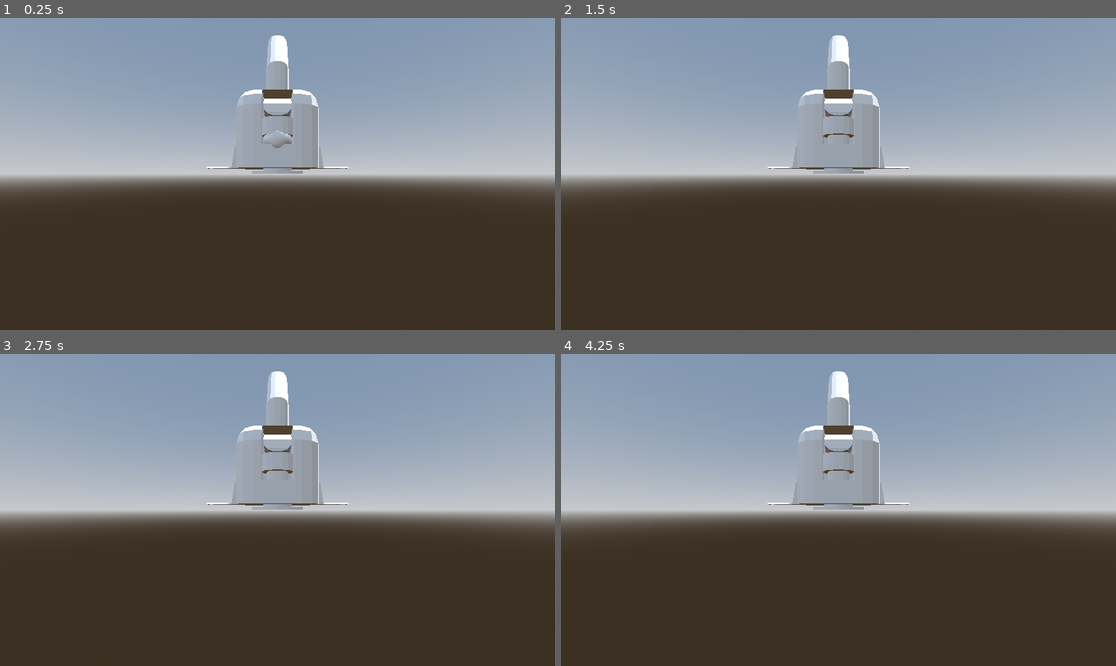
Above: before the commit, frames 1-4 (two rows, left to right).
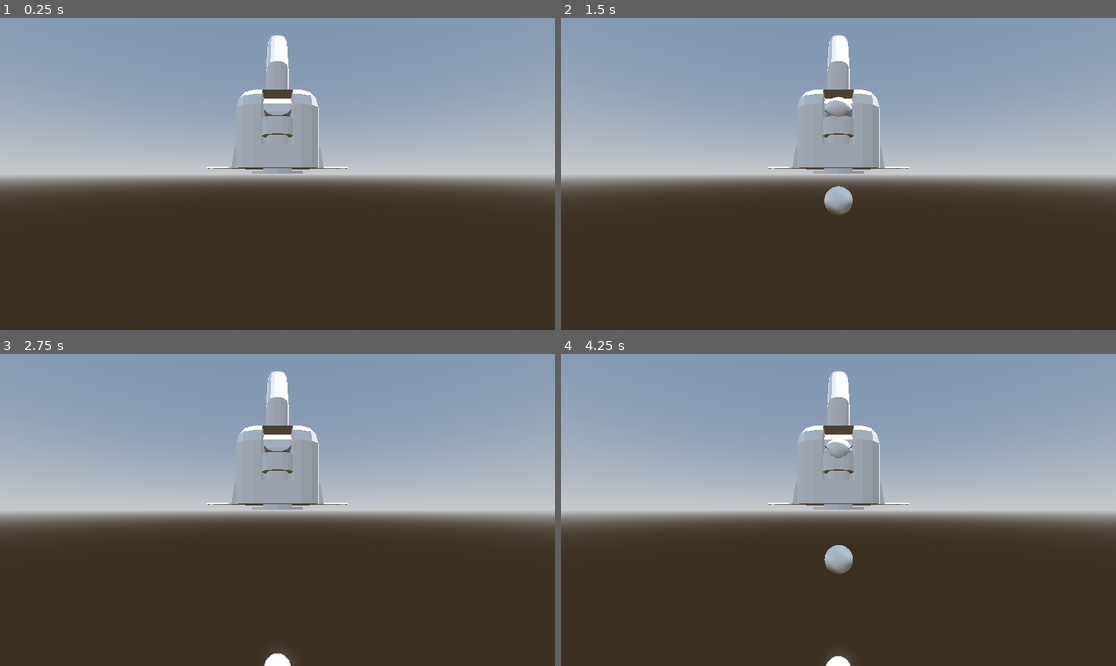
Above: after the commit, the same moments.

Repository: AlchmistWarbzz/FootballTax
Game: Godot game, scene res://SubScenes/Ball_Feeder.tscn
The game is run twice, just before and just after one commit, with the same random seed, the same clock (stepped at 60 frames per second) and the same inputs. The project has no main scene, so this scene is started directly.
Inputs:
- Up to frame 1 (0.25 s): no input
- Up to frame 2 (1.5 s): tap Enter (ui_accept) at 0.5, 0.6, 0.77, 1.07, 1.35 s
- Up to frame 3 (2.75 s): tap Enter (ui_accept) at 1.52, 1.82, 2.1 s
- Up to frame 4 (4.25 s): tap Enter (ui_accept) at 2.85, 3.02, 3.32, 3.6, 3.77, 4.07 s

The runs differ from the first frame. In frame 1, less than 0.1% of the frame differs, in the area x 47-57%, y 7-42%; in frame 2, 0.5%; in frame 3, 0.2%; in frame 4, 0.6%, in the area x 47-57%, y 7-100%.

Commit message:
Hook up ball spawning to key input for testing

Diff:
--- a/PsychologyFootball_Godot/Scripts/Ball_Feeder.gd
+++ b/PsychologyFootball_Godot/Scripts/Ball_Feeder.gd
@@ -4,11 +4,17 @@
 
 # Called when the node enters the scene tree for the first time.
 func _ready():
-	instantiate_ball($BallSpawnPoint.position)
+	pass
 
 # Called every frame. 'delta' is the elapsed time since the previous frame.
 func _process(delta):
-	pass
+	var ball_to_spawn = false
+
+	if Input.is_action_just_pressed("ui_accept"):
+		ball_to_spawn = true
+
+	if ball_to_spawn:
+		instantiate_ball($BallSpawnPoint.position)
 
 func instantiate_ball(pos):
 	var instance = ball_node.instantiate()
